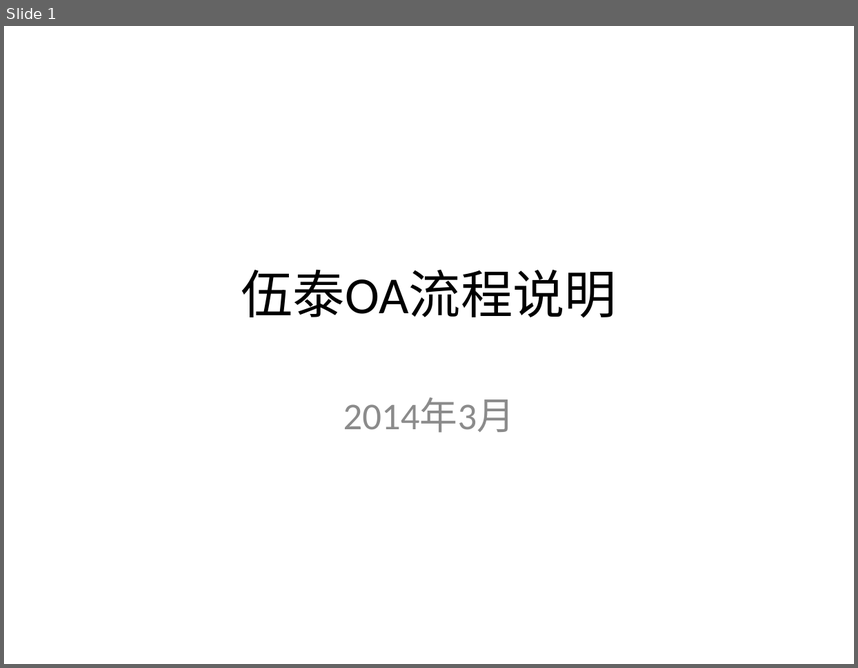
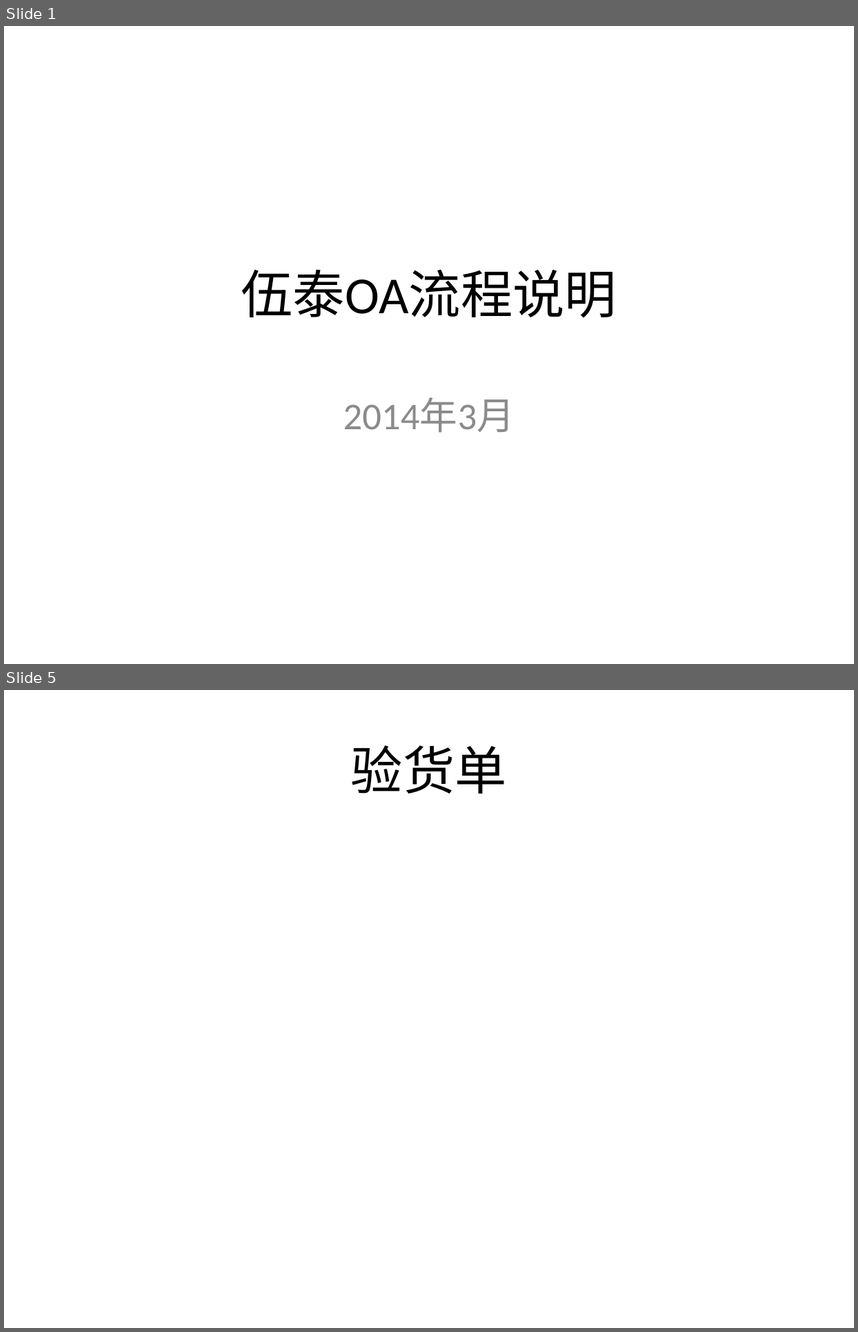
Before and after one commit to yuanly/oa, a slide deck: doc/伍泰OA流程说明.pptx. Shown one above the other, each under a label of ours: slide 1 before the commit, slides 1 and 5 after it; the slides between them are not shown. The pictures are 858x668 and 858x1332 pixels, drawn with LibreOffice and Linux fonts; fonts in the diff are those of the drawing. Boxes give left, top, right and bottom in pixels: in the first picture for what was removed or moved away, otherwise in the second. Text is boxed around its words. In the diff, an @@ line names an element or a change of style, - is before the commit and + after.

```diff
--- a/doc/伍泰OA流程说明.pptx
+++ b/doc/伍泰OA流程说明.pptx
@@ slide 5 added at bbox=[4, 690, 854, 1328], background #FFFFFF @@
@@ title added at bbox=[351, 745, 507, 793], 44 pt, text #000000 @@
+验货单
```
Also in this commit, not shown: 8 other slides added, 5 other files.
